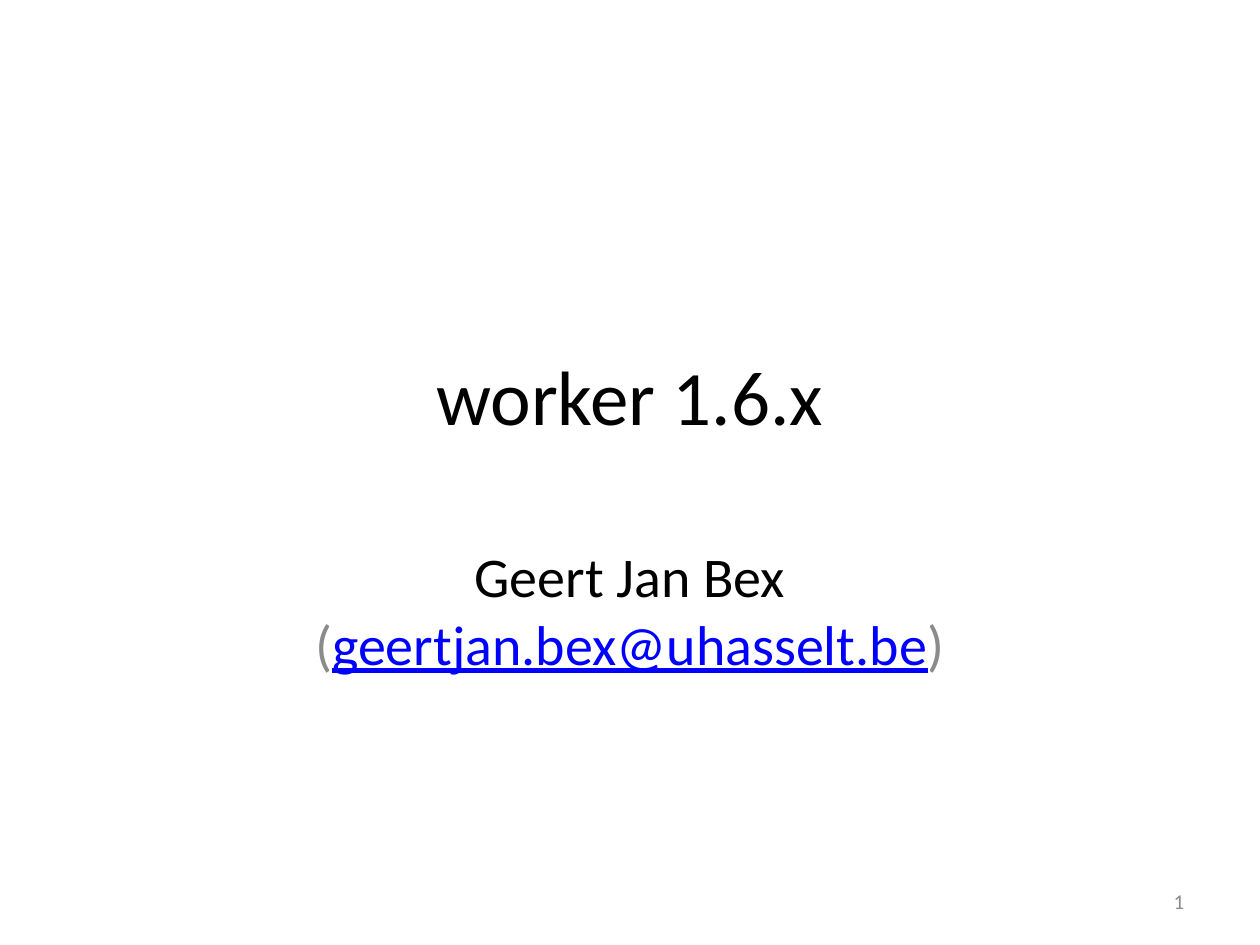
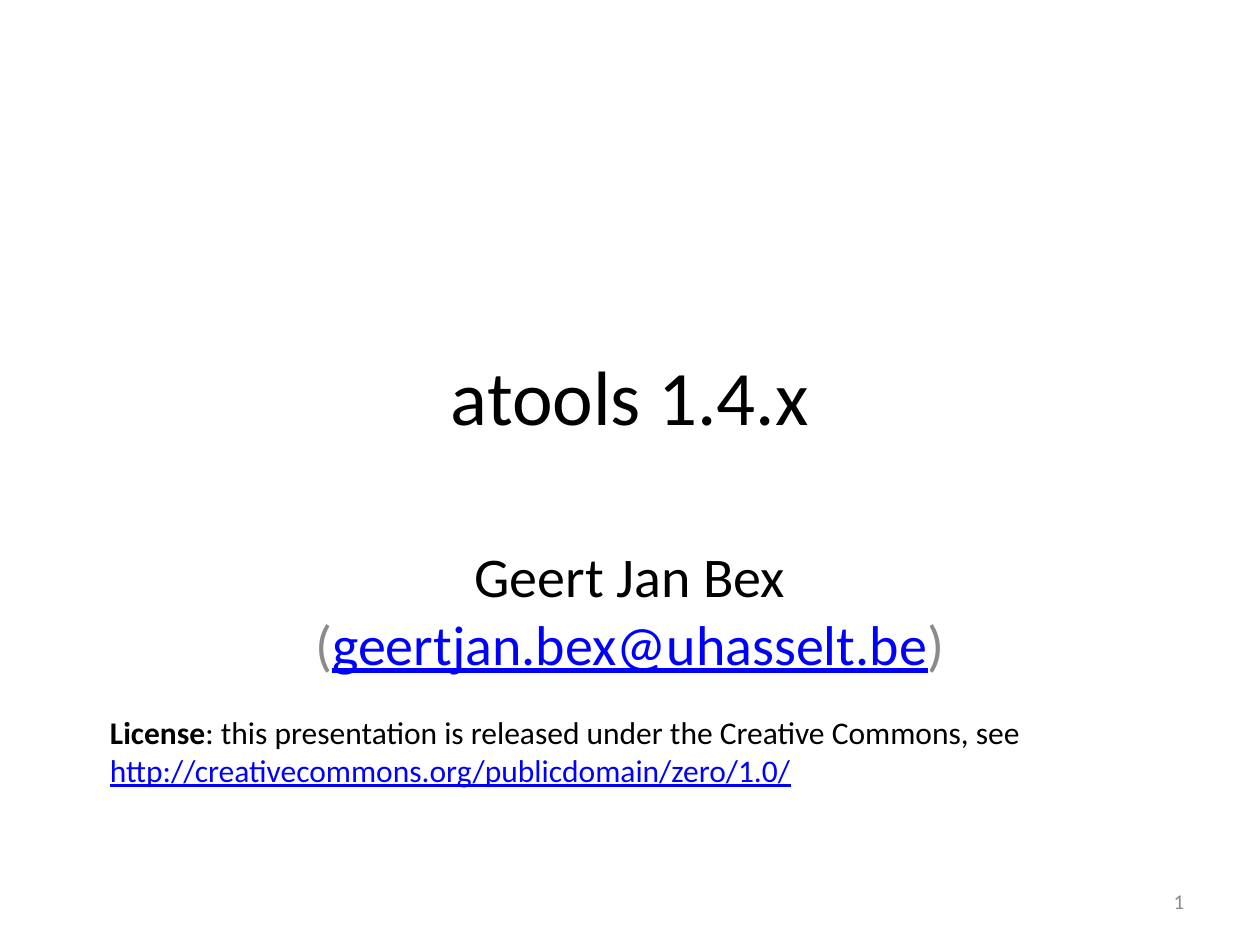
Before and after one commit to gjbex/atools, a slide deck: slide 1 of atools.pptx. Drawn at 1260x945 pixels with LibreOffice and Linux fonts; fonts in the diff are those of the drawing. Boxes give left, top, right and bottom in pixels: in the first picture for what was removed or moved away, otherwise in the second. Text is boxed around its words. In the diff, an @@ line names an element or a change of style, - is before the commit and + after.

Commit message:
Adapt slides for atools

```diff
--- a/atools.pptx
+++ b/atools.pptx
@@ title at [451,371,808,426]: text changed @@
-worker 1.6.x
+atools 1.4.x
@@ text added at [110,722,1020,788], 18 pt, text #000000 @@
+License: this presentation is released under the Creative Commons, see
+http://creativecommons.org/publicdomain/zero/1.0/
```
Also in this commit, not shown: 8 other slides changed, 4 slides added, 10 slides removed.
